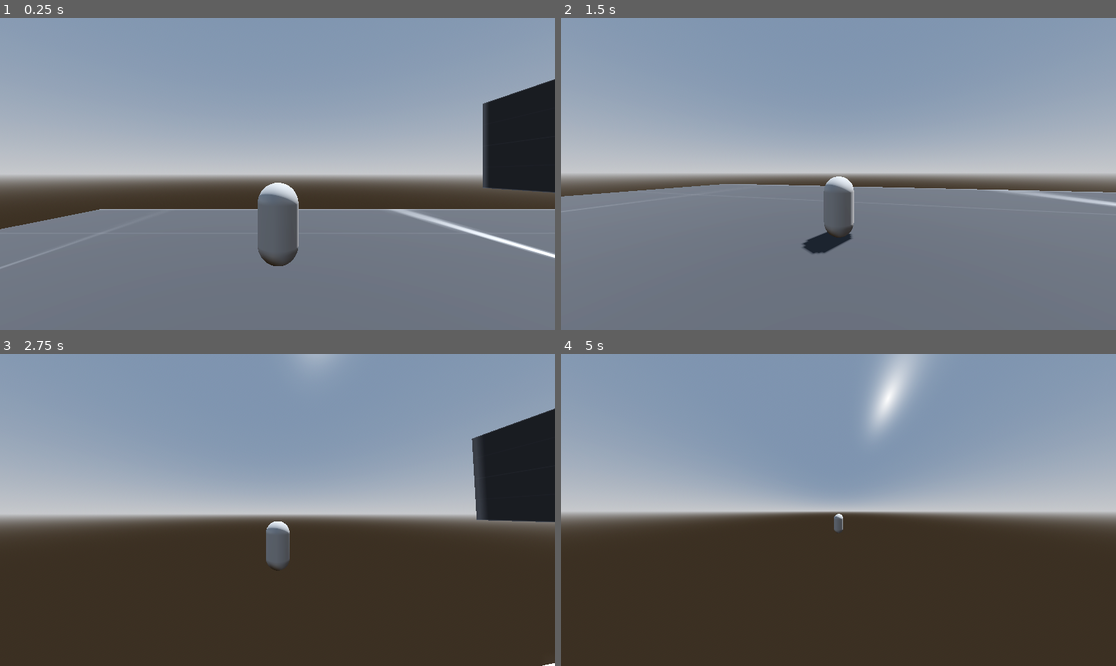
Above: before the commit, frames 1-4 (two rows, left to right).
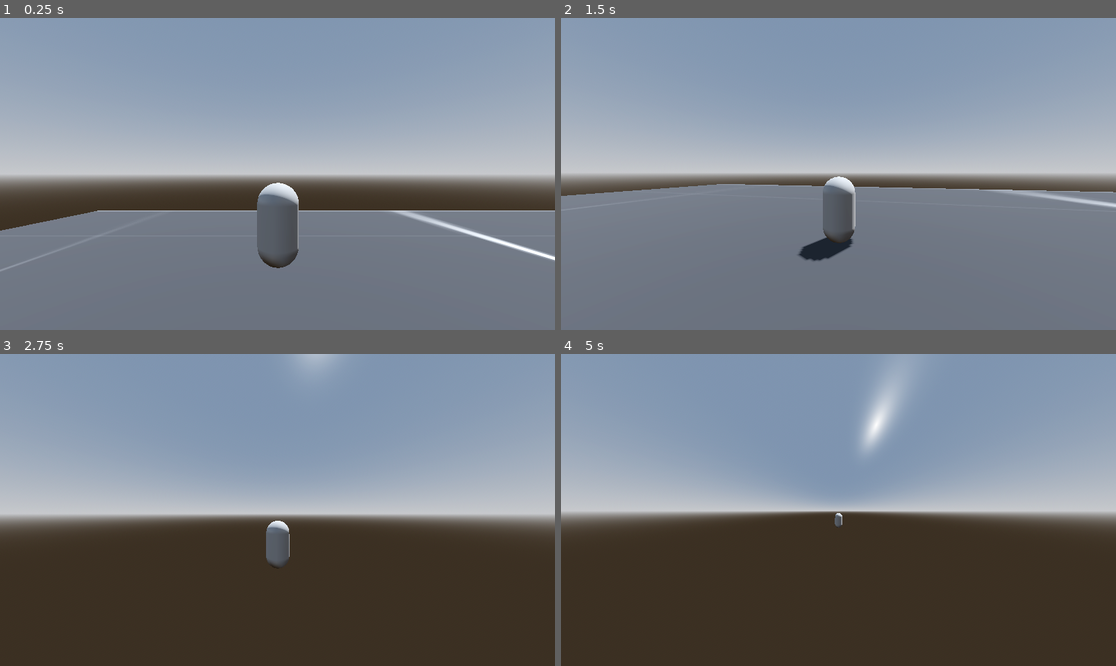
Above: after the commit, the same moments.

Repository: asaeed01/AstroStrider
Game: Godot game, scene res://world.tscn
Same seed, same stepped clock (60 frames per second), same inputs: the game is played once before the commit and once after it. The project has no main scene, so this scene is started directly.
Inputs (mouse positions are in pixels of both pictures, inside the frame that each line leads up to):
- Up to frame 1 (0.25 s): no input
- Up to frame 2 (1.5 s): move the mouse to (866, 174) at 0.52 s; hold W (forwards) from 0.53 s (still down); tap C (crouch) at 0.6, 1.35 s; tap Space (jump) at 0.77 s; move the mouse to (810, 174) at 1.27 s
- Up to frame 3 (2.75 s): keep holding W (forwards); tap Space (jump) at 1.52 s; move the mouse to (288, 503) at 2.02 s; hold Shift (sprint) from 2.03 s (still down); tap C (crouch) at 2.3 s
- Up to frame 4 (5 s): keep holding W (forwards); move the mouse to (832, 516) at 2.77 s; release Shift (sprint) at 2.78 s; tap C (crouch) at 2.85, 3.6, 4.55 s; tap Space (jump) at 3.02, 3.77, 4.52 s; move the mouse to (877, 513) at 3.52 s; move the mouse to (794, 506) at 4.27 s; tap Shift (sprint) at 4.35 s

The runs differ from the first frame. In frame 1, 5.3% of the frame differs, in the area x 0-100%, y 19-82%; in frame 2, 0.7%; in frame 3, 4.6%; in frame 4, 1.2%.

Commit message:
Crouching Fully Fixed and Implemented

Diff:
--- a/Parkour Runner Prototype/Player.gd
+++ b/Parkour Runner Prototype/Player.gd
@@ -2,15 +2,17 @@
 
 var speed
 const WALK_SPEED = 13.2
-const SPRINT_SPEED = 24.3
+const SPRINT_SPEED = 27
 const SLIDE_BOOST_MULTIPLIER = 1.5  # Multiplier for initial sliding speed
 const SLIDE_SPEED = 20  # Base speed while sliding
 const JUMP_VELOCITY = 5
 const SENSITIVITY = 0.004
-const GRAVITY = 7.2  # Custom gravity constant
+const GRAVITY = 3  # Custom gravity constant
 
 @onready var head = $Head
 @onready var camera = $Head/Camera3D
+@onready var capsule = $Capsule
+@onready var collision_shape = $CollisionShape3D
 
 # FOV Variables
 const BASE_FOV = 75.0
@@ -80,6 +82,18 @@
 	# Adjust Camera Height
 	camera.transform.origin.y = lerp(camera.transform.origin.y, current_height, delta * 10.0)
 
+	# Adjust Capsule and Collision Shape Height
+	if is_crouching:
+		capsule.scale.y = crouch_height / stand_height
+		capsule.transform.origin.y = -stand_height * 0.5 + (crouch_height * 0.5)
+		collision_shape.scale.y = crouch_height / stand_height
+		collision_shape.transform.origin.y = -stand_height * 0.5 + (crouch_height * 0.5)
+	else:
+		capsule.scale.y = 1.0
+		capsule.transform.origin.y = 0.0
+		collision_shape.scale.y = 1.0
+		collision_shape.transform.origin.y = 0.0
+
 	# FOV Adjustment
 	var velocity_clamped = clamp(velocity.length(), 0.5, SPRINT_SPEED * 2.0)
 	var target_fov = BASE_FOV + FOV_CHANGE * velocity_clamped
--- a/Parkour Runner Prototype/world.tscn
+++ b/Parkour Runner Prototype/world.tscn
@@ -54,16 +54,16 @@
 shape = SubResource("ConvexPolygonShape3D_735vj")
 
 [node name="StaticBody3D3" type="StaticBody3D" parent="."]
-transform = Transform3D(6.19407, 0, 0, 0, 3.08752, 0, 0, 0, 7.30166, -5.87666, 746.214, 474.721)
+transform = Transform3D(6.19407, 0, 0, 0, 3.08752, 0, 0, 0, 7.30166, 190.086, 743.341, 474.721)
 
 [node name="MeshInstance3D" type="MeshInstance3D" parent="StaticBody3D3"]
-transform = Transform3D(0.327654, 0, 0, 0, 6.86983, 0, 0, 0, 12.2496, -4.42266, -147.938, 31.091)
+transform = Transform3D(0.327654, 0, 0, 0, 6.86983, 0, 0, 0, 12.2496, -4.42266, -146.313, 31.091)
 mesh = SubResource("BoxMesh_s4plq")
 skeleton = NodePath("../..")
 
 [node name="CollisionShape3D" type="CollisionShape3D" parent="StaticBody3D3"]
-transform = Transform3D(0.327654, 0, 0, 0, 7.50613, 0, 0, 0, 12.2496, -4.42266, -147.658, 31.091)
-shape = SubResource("ConvexPolygonShape3D_xmo70")
+transform = Transform3D(0.327654, 0, 0, 0, 6.86983, 0, 0, 0, 12.2496, -4.42266, -146.355, 31.091)
+shape = SubResource("ConvexPolygonShape3D_b5683")
 
 [node name="StaticBody3D2" type="StaticBody3D" parent="."]
 transform = Transform3D(6.19407, 0, 0, 0, 3.08752, 0, 0, 0, 7.30166, -5.87666, 746.214, 474.721)
@@ -100,7 +100,7 @@
 transform = Transform3D(1, 0, 0, 0, 1, 0, 0, 0, 1, -85.9501, 281.394, 701.864)
 script = ExtResource("1_p1pub")
 
-[node name="MeshInstance3D" type="MeshInstance3D" parent="Player"]
+[node name="Capsule" type="MeshInstance3D" parent="Player"]
 mesh = SubResource("CapsuleMesh_10nml")
 
 [node name="CollisionShape3D" type="CollisionShape3D" parent="Player"]
Not shown: 1 places in Parkour Runner Prototype/world.tscn that only renumber resources
